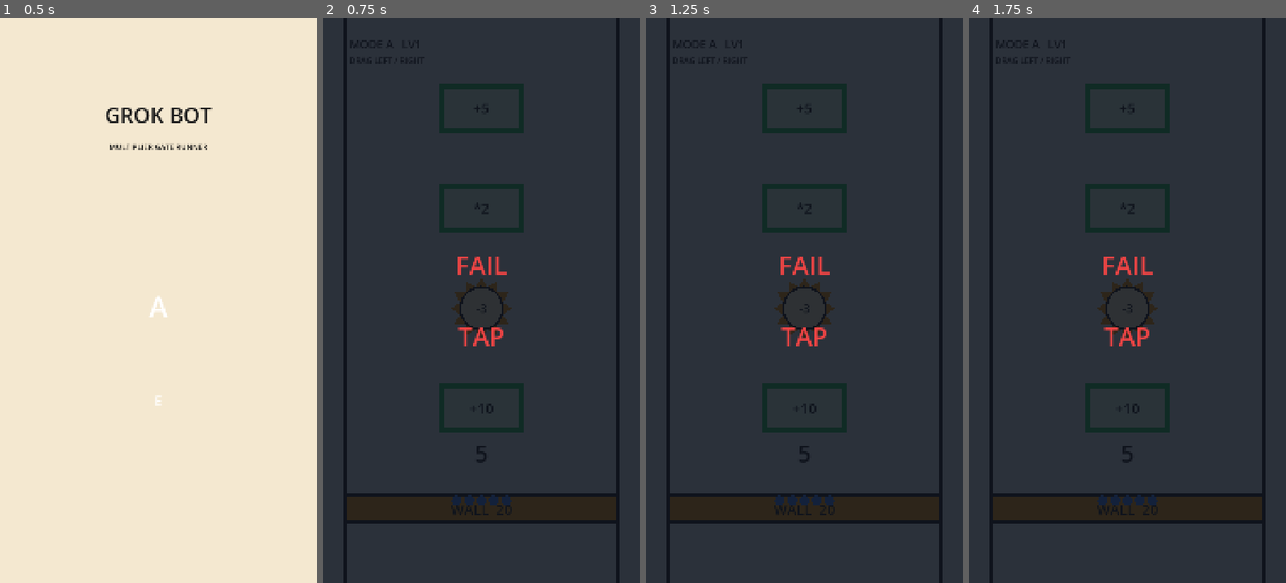
Above: before the commit, frames 1-4 (left to right).
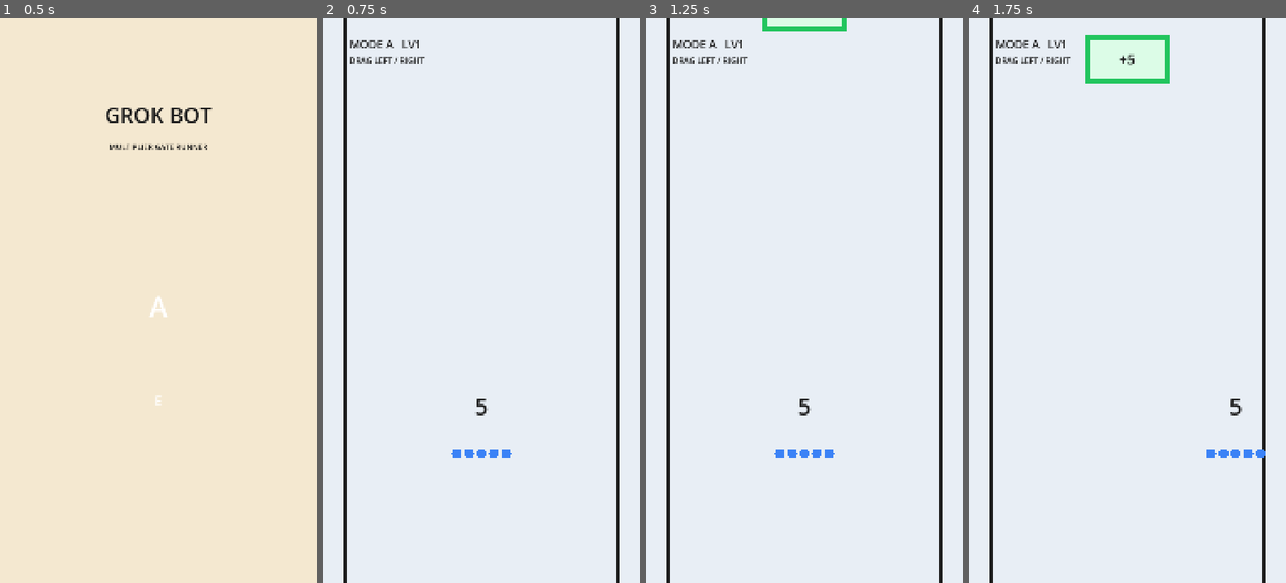
Above: after the commit, the same moments.

Repository: fallenblueray/Grok-Bot-Game
Game: Godot game, scene res://Boot.tscn
Same seed, same stepped clock (60 frames per second), same inputs: the game is played once before the commit and once after it.
Inputs (mouse positions are in pixels of both pictures, inside the frame that each line leads up to):
- Up to frame 1 (0.5 s): no input
- Up to frame 2 (0.75 s): click "A" at 0.5 s
- Up to frame 3 (1.25 s): no input
- Up to frame 4 (1.75 s): tap Enter at 1.25 s; move the mouse to (1197, 272) at 1.27 s; hold Right from 1.28 s (still down); tap 1 at 1.35 s; click (1197, 272) at 1.42 s; tap Space at 1.52 s

Frame 1 is identical in both runs. In frame 2, 98% of the frame differs, in the area x 0-100%, y 0-100%; in frame 3, 98%; in frame 4, 98%.

Commit message:
Fix Mode A: spawn events above player; TAP overlay restarts; show fail reason

Diff:
--- a/ModeA.gd
+++ b/ModeA.gd
@@ -1,14 +1,16 @@
 extends Control
-## Mode A: a portrait multiplier-gate runner.
+## Mode A: portrait multiplier-gate runner.
 
 const VIEW_SIZE := Vector2(1080.0, 1920.0)
 const TRACK_LEFT := 70.0
 const TRACK_RIGHT := 1010.0
-const PLAYER_Y := 1640.0
-const SCROLL_SPEED := 390.0
+const PLAYER_Y := 1480.0
+const SCROLL_SPEED := 360.0
 const KEYBOARD_SPEED := 820.0
 const GATE_WIDTH := 270.0
 const GATE_HEIGHT := 150.0
+const FIRST_EVENT_Y := -280.0
+const EVENT_SPACING := 480.0
 
 const TRACK := Color("E8EEF5")
 const INK := Color("1C1C1C")
@@ -17,7 +19,7 @@
 const RED := Color("EF4444")
 const YELLOW := Color("F59E0B")
 const PALE_GREEN := Color("DCFCE7")
-const PALE_RED := Color("FEE2E2")
+const PALE_RED := Color("FEE2E7")
 
 const LEVEL_NUMBERS := [1, 4, 8]
 
@@ -31,7 +33,9 @@
 var right_held := false
 var ended := false
 var won := false
+var fail_reason := ""
 var end_overlay: ColorRect
+
 
 func _ready() -> void:
 	set_anchors_and_offsets_preset(Control.PRESET_FULL_RECT)
@@ -41,6 +45,7 @@
 	_build_level(level_number)
 	queue_redraw()
 
+
 func _process(delta: float) -> void:
 	if ended:
 		return
@@ -49,12 +54,16 @@
 		player_x += keyboard_axis * KEYBOARD_SPEED * delta
 	player_x = clampf(player_x, TRACK_LEFT + 70.0, TRACK_RIGHT - 70.0)
 	for obstacle in obstacles:
-		if not bool(obstacle["triggered"]):
-			obstacle["y"] = float(obstacle["y"]) + SCROLL_SPEED * delta
-			if float(obstacle["y"]) >= PLAYER_Y:
-				obstacle["triggered"] = true
-				_trigger_obstacle(obstacle)
+		if bool(obstacle["triggered"]):
+			continue
+		obstacle["y"] = float(obstacle["y"]) + SCROLL_SPEED * delta
+		if float(obstacle["y"]) >= PLAYER_Y:
+			obstacle["triggered"] = true
+			_trigger_obstacle(obstacle)
+			if ended:
+				break
 	queue_redraw()
+
 
 func _build_level(number: int) -> void:
 	var start_count := 5
@@ -65,37 +74,68 @@
 			sequence = [_gate("+", 5), _gate("*", 2), _saw(3), _gate("+", 10), _wall(20)]
 		4:
 			start_count = 8
-			sequence = [_gate("*", 2), _fork(_gate("-", 10, RED), _gate("+", 15, GREEN)), _tide(12), _gate("*", 3), _saw(5), _wall(60)]
+			sequence = [
+				_gate("*", 2),
+				_fork(_gate("-", 10, RED), _gate("+", 15, GREEN)),
+				_tide(12),
+				_gate("*", 3),
+				_saw(5),
+				_wall(60),
+			]
 		8:
 			start_count = 10
-			sequence = [_gate("+", 20), _fork(_gate("*", 3, GREEN), _fake()), _saw(5), _saw(5), _tide(25), _gate("*", 2), _gate("+", 30), _wall(120)]
+			sequence = [
+				_gate("+", 20),
+				_fork(_gate("*", 3, GREEN), _fake()),
+				_saw(5),
+				_saw(5),
+				_tide(25),
+				_gate("*", 2),
+				_gate("+", 30),
+				_wall(120),
+			]
 	count = start_count
+	_reset_end_state()
 	obstacles.clear()
-	var first_y := 300.0
-	var spacing := 340.0
 	for i in sequence.size():
 		var obstacle: Dictionary = sequence[i].duplicate(true)
-		obstacle["y"] = first_y + float(i) * spacing
+		obstacle["y"] = FIRST_EVENT_Y - float(i) * EVENT_SPACING
 		obstacle["triggered"] = false
 		obstacles.append(obstacle)
 
-func _gate(op: String, value: int, tint: Color = Color("22C55E")) -> Dictionary:
+
+func _reset_end_state() -> void:
+	ended = false
+	won = false
+	fail_reason = ""
+	if end_overlay != null and is_instance_valid(end_overlay):
+		end_overlay.queue_free()
+	end_overlay = null
+
+
+func _gate(op: String, value: int, tint: Color = GREEN) -> Dictionary:
 	return {"kind": "gate", "op": op, "value": value, "gate_color": tint}
 
+
 func _fake() -> Dictionary:
-	return {"kind": "fake", "label": "x5", "effect": -20, "gate_color": YELLOW}
+	return {"kind": "fake", "label": "x5", "effect": -20, "gate_color": RED}
+
 
 func _fork(left: Dictionary, right: Dictionary) -> Dictionary:
 	return {"kind": "fork", "left": left, "right": right}
 
+
 func _saw(value: int) -> Dictionary:
 	return {"kind": "saw", "value": value}
 
+
 func _tide(value: int) -> Dictionary:
 	return {"kind": "tide", "value": value}
 
+
 func _wall(required: int) -> Dictionary:
 	return {"kind": "wall", "required": required}
+
 
 func _trigger_obstacle(obstacle: Dictionary) -> void:
 	var kind := str(obstacle["kind"])
@@ -104,15 +144,22 @@
 		var right: Dictionary = obstacle["right"]
 		var left_x := 335.0
 		var right_x := 745.0
-		if absf(player_x - left_x) <= GATE_WIDTH * 0.5:
+		if absf(player_x - left_x) <= GATE_WIDTH * 0.55:
 			_apply_effect(left)
-		elif absf(player_x - right_x) <= GATE_WIDTH * 0.5:
+		elif absf(player_x - right_x) <= GATE_WIDTH * 0.55:
 			_apply_effect(right)
+		_check_wiped("WIPED")
 		return
 	if kind == "wall":
-		_finish(count > int(obstacle["required"]))
+		var need := int(obstacle["required"])
+		if count > need:
+			_finish(true, "")
+		else:
+			_finish(false, "WALL %d  HAVE %d" % [need, count])
 		return
 	_apply_effect(obstacle)
+	_check_wiped("WIPED")
+
 
 func _apply_effect(effect: Dictionary) -> void:
 	var kind := str(effect["kind"])
@@ -132,43 +179,67 @@
 				count *= value
 			"/":
 				count = int(floor(float(count) / float(value)))
-	count = maxi(0, count)
-
-func _finish(success: bool) -> void:
+	count = clampi(count, 0, 150)
+
+
+func _check_wiped(reason: String) -> void:
+	if count <= 0:
+		count = 0
+		_finish(false, reason)
+
+
+func _finish(success: bool, reason: String) -> void:
 	if ended:
 		return
 	ended = true
 	won = success
+	fail_reason = reason
 	end_overlay = ColorRect.new()
-	end_overlay.color = Color(0.05, 0.07, 0.11, 0.86)
+	end_overlay.color = Color(0.05, 0.07, 0.11, 0.88)
 	end_overlay.set_anchors_and_offsets_preset(Control.PRESET_FULL_RECT)
-	end_overlay.mouse_filter = Control.MOUSE_FILTER_IGNORE
+	end_overlay.mouse_filter = Control.MOUSE_FILTER_STOP
+	end_overlay.gui_input.connect(_on_overlay_gui_input)
 	add_child(end_overlay)
 	var result := Label.new()
-	result.text = ("WIN" if success else "FAIL") + "\n\nTAP"
+	var body := "WIN" if success else "FAIL"
+	if not success and reason != "":
+		body += "\n" + reason
+	body += "\n\nTAP"
+	result.text = body
 	result.horizontal_alignment = HORIZONTAL_ALIGNMENT_CENTER
 	result.vertical_alignment = VERTICAL_ALIGNMENT_CENTER
 	result.set_anchors_and_offsets_preset(Control.PRESET_FULL_RECT)
-	result.add_theme_font_size_override("font_size", 86)
+	result.add_theme_font_size_override("font_size", 72)
 	result.add_theme_color_override("font_color", GREEN if success else RED)
 	result.mouse_filter = Control.MOUSE_FILTER_IGNORE
 	end_overlay.add_child(result)
 	queue_redraw()
 
+
+func _on_overlay_gui_input(event: InputEvent) -> void:
+	if ended and _pressed_event(event):
+		_restart()
+
+
+func _restart() -> void:
+	if won:
+		Engine.set_meta("a_level", (level_index + 1) % LEVEL_NUMBERS.size())
+	else:
+		Engine.set_meta("a_level", level_index)
+	get_tree().reload_current_scene()
+
+
 func _input(event: InputEvent) -> void:
 	if ended:
 		if _pressed_event(event):
-			if won:
-				Engine.set_meta("a_level", (level_index + 1) % LEVEL_NUMBERS.size())
-			else:
-				Engine.set_meta("a_level", level_index)
-			get_tree().reload_current_scene()
+			get_viewport().set_input_as_handled()
+			_restart()
 		return
 	if event is InputEventKey:
 		var key := event as InputEventKey
-		if key.keycode == KEY_LEFT:
+		if key.keycode == KEY_LEFT or key.keycode == KEY_A:
 			left_held = key.pressed
-		elif key.keycode == KEY_RIGHT:
+		elif key.keycode == KEY_RIGHT or key.keycode == KEY_D:
 			right_held = key.pressed
 		return
 	if event is InputEventMouseButton:
@@ -187,6 +258,7 @@
 		if dragging:
 			player_x = clampf(player_x + drag.relative.x, TRACK_LEFT + 70.0, TRACK_RIGHT - 70.0)
 
+
 func _pressed_event(event: InputEvent) -> bool:
 	if event is InputEventMouseButton:
 		var mouse_button := event as InputEventMouseButton
@@ -198,6 +270,7 @@
 		return key.pressed and not key.echo and key.keycode in [KEY_ENTER, KEY_SPACE]
 	return false
 
+
 func _draw() -> void:
 	draw_rect(Rect2(Vector2.ZERO, VIEW_SIZE), TRACK)
 	draw_rect(Rect2(TRACK_LEFT, 0.0, 8.0, VIEW_SIZE.y), INK)
@@ -208,6 +281,7 @@
 	for obstacle in obstacles:
 		_draw_obstacle(obstacle)
 	_draw_swarm(font)
+
 
 func _draw_swarm(font: Font) -> void:
 	var draw_count := mini(count, 150)
@@ -222,6 +296,7 @@
 			var py := PLAYER_Y + (float(row) - float(rows - 1) * 0.5) * spacing
 			draw_circle(Vector2(px, py), 17.0, BLUE)
 	draw_string(font, Vector2(player_x - 150.0, PLAYER_Y - 130.0), str(count), HORIZONTAL_ALIGNMENT_CENTER, 300.0, 82, INK)
+
 
 func _draw_obstacle(obstacle: Dictionary) -> void:
 	var y := float(obstacle["y"])
@@ -238,6 +313,7 @@
 	elif kind == "wall":
 		_draw_wall(y, int(obstacle["required"]))
 
+
 func _draw_gate(gate: Dictionary, center_x: float, y: float) -> void:
 	var rect := Rect2(center_x - GATE_WIDTH * 0.5, y - GATE_HEIGHT * 0.5, GATE_WIDTH, GATE_HEIGHT)
 	var tint: Color = gate["gate_color"]
@@ -250,11 +326,16 @@
 	draw_rect(rect, PALE_RED if tint == RED else PALE_GREEN, true)
 	draw_rect(rect, tint, false, 30.0 if tint == RED else 18.0)
 	if is_fake:
-		var notch := PackedVector2Array([rect.position + Vector2(rect.size.x - 58.0, 0.0), rect.position + Vector2(rect.size.x, 0.0), rect.position + Vector2(rect.size.x, 58.0)])
+		var notch := PackedVector2Array([
+			rect.position + Vector2(rect.size.x - 58.0, 0.0),
+			rect.position + Vector2(rect.size.x, 0.0),
+			rect.position + Vector2(rect.size.x, 58.0),
+		])
 		draw_colored_polygon(notch, TRACK)
 		draw_line(rect.position + Vector2(rect.size.x - 58.0, 0.0), rect.position + Vector2(rect.size.x, 58.0), tint, 8.0)
 	var font := ThemeDB.fallback_font
 	draw_string(font, Vector2(rect.position.x, y + 18.0), label, HORIZONTAL_ALIGNMENT_CENTER, rect.size.x, 48, INK)
+
 
 func _draw_saw(center: Vector2, value: int) -> void:
 	var outer := 105.0
@@ -263,17 +344,23 @@
 		var angle := TAU * float(i) / 12.0
 		var direction := Vector2(cos(angle), sin(angle))
 		var side := Vector2(-direction.y, direction.x)
-		var points := PackedVector2Array([center + direction * outer, center + side * 20.0 + direction * inner, center - side * 20.0 + direction * inner])
-		draw_colored_polygon(points, YELLOW)
-	draw_circle(center, inner, Color("FEF3C7"))
+		var points := PackedVector2Array([
+			center + direction * outer,
+			center + side * 20.0 + direction * inner,
+			center - side * 20.0 + direction * inner,
+		])
+		draw_colored_polygon(points, RED)
+	draw_circle(center, inner, Color("FEE2E2"))
 	draw_arc(center, inner, 0.0, TAU, 40, INK, 7.0)
 	draw_string(ThemeDB.fallback_font, Vector2(center.x - 100.0, center.y + 16.0), "-" + str(value), HORIZONTAL_ALIGNMENT_CENTER, 200.0, 40, INK)
+
 
 func _draw_tide(y: float, value: int) -> void:
 	draw_rect(Rect2(TRACK_LEFT, y - 42.0, TRACK_RIGHT - TRACK_LEFT, 84.0), RED)
 	draw_rect(Rect2(TRACK_LEFT, y - 42.0, TRACK_RIGHT - TRACK_LEFT, 84.0), INK, false, 8.0)
 	draw_string(ThemeDB.fallback_font, Vector2(TRACK_LEFT, y + 14.0), "RED TIDE -" + str(value), HORIZONTAL_ALIGNMENT_CENTER, TRACK_RIGHT - TRACK_LEFT, 34, Color.WHITE)
 
+
 func _draw_wall(y: float, required: int) -> void:
 	draw_rect(Rect2(TRACK_LEFT, y - 52.0, TRACK_RIGHT - TRACK_LEFT, 104.0), INK)
 	draw_rect(Rect2(TRACK_LEFT + 12.0, y - 40.0, TRACK_RIGHT - TRACK_LEFT - 24.0, 80.0), YELLOW)
